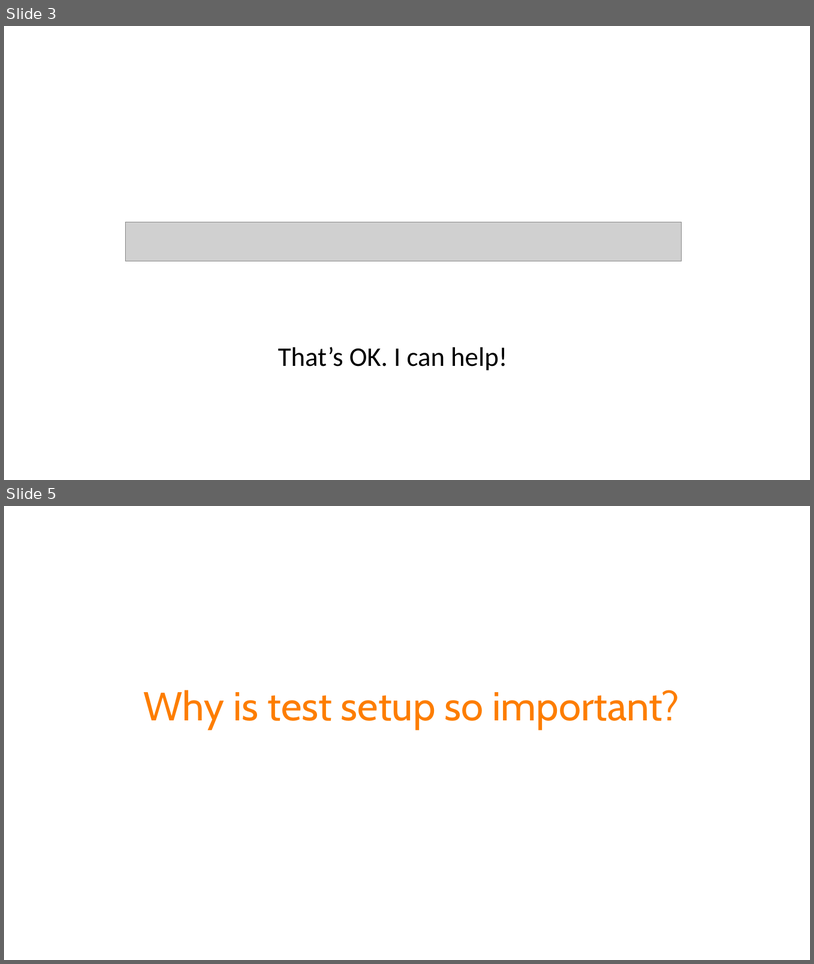
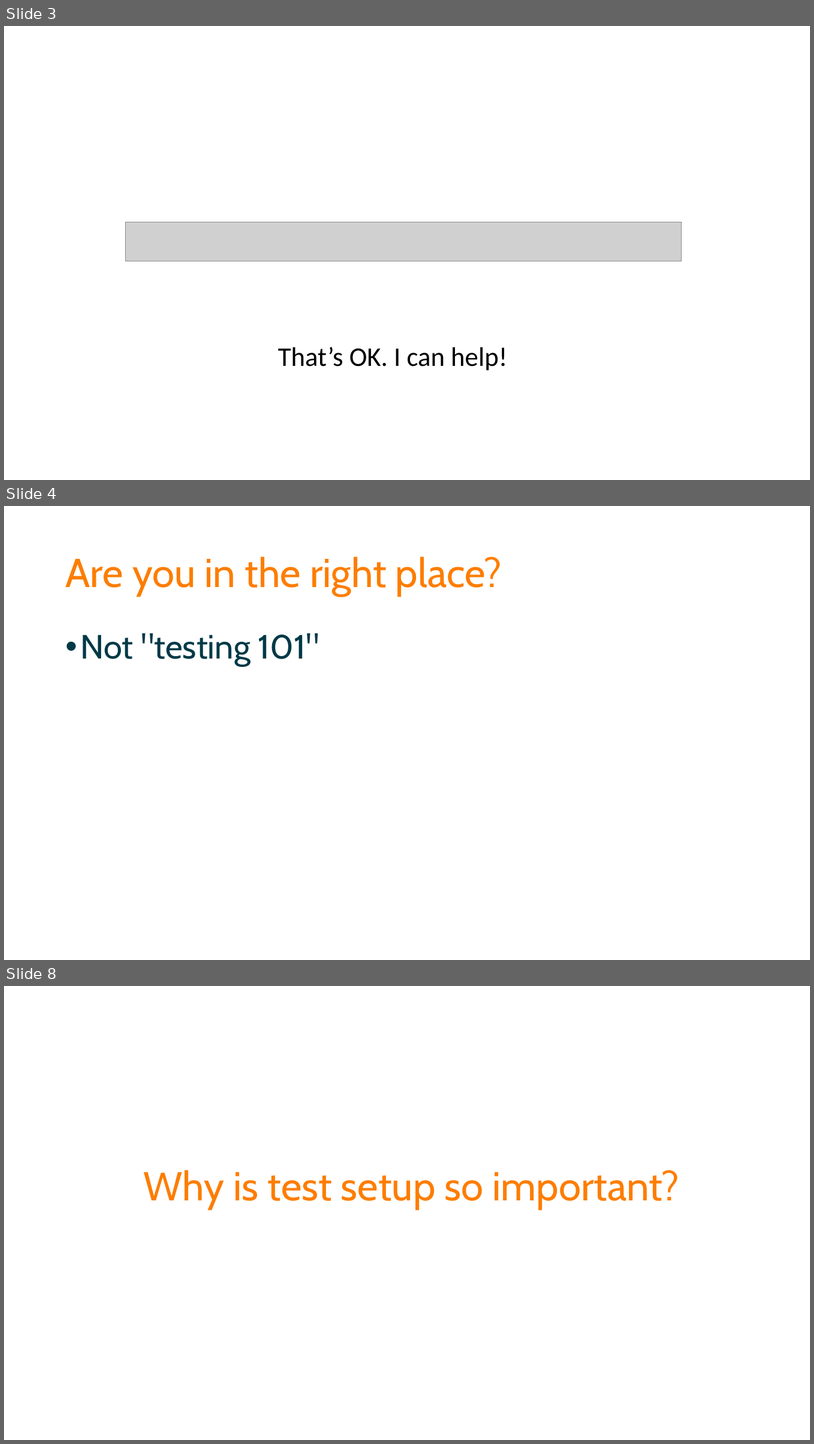
Before and after one commit to spetryjohnson/Talk-Patterns_of_Effective_Test_Setup, a slide deck: POETS - CodeMash 2017.pptx. Shown one above the other, each under a label of ours: slides 3 and 5 before the commit, slides 3, 4 and 8 after it; the slides between them are not shown. The pictures are 814x964 and 814x1444 pixels, drawn with LibreOffice and Linux fonts; fonts in the diff are those of the drawing; grey boxes stand for pictures. Boxes give left, top, right and bottom in pixels: in the first picture for what was removed or moved away, otherwise in the second. Text is boxed around its words. In the diff, an @@ line names an element or a change of style, - is before the commit and + after.

```diff
--- a/POETS - CodeMash 2017.pptx
+++ b/POETS - CodeMash 2017.pptx
@@ slide 4 added at box(4, 506, 810, 960), background #FFFFFF @@
@@ title added at box(65, 556, 502, 596), 48 pt, text #FD7D00 @@
+Are you in the right place?
@@ text added at box(81, 633, 319, 666), 40 pt, text #013947 @@
+• Not "testing 101"
@@ what was slide 5 is now slide 8 @@
```
Also in this commit, not shown: 3 slides changed, 2 other slides added, 1 other file.
